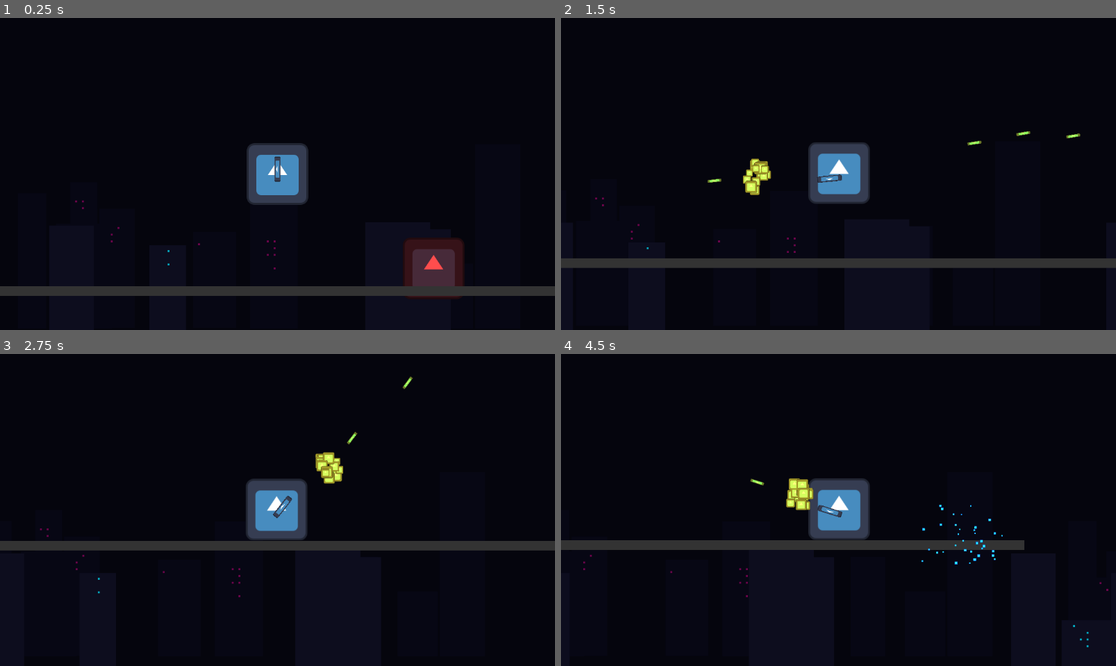
Above: before the commit, frames 1-4 (two rows, left to right).
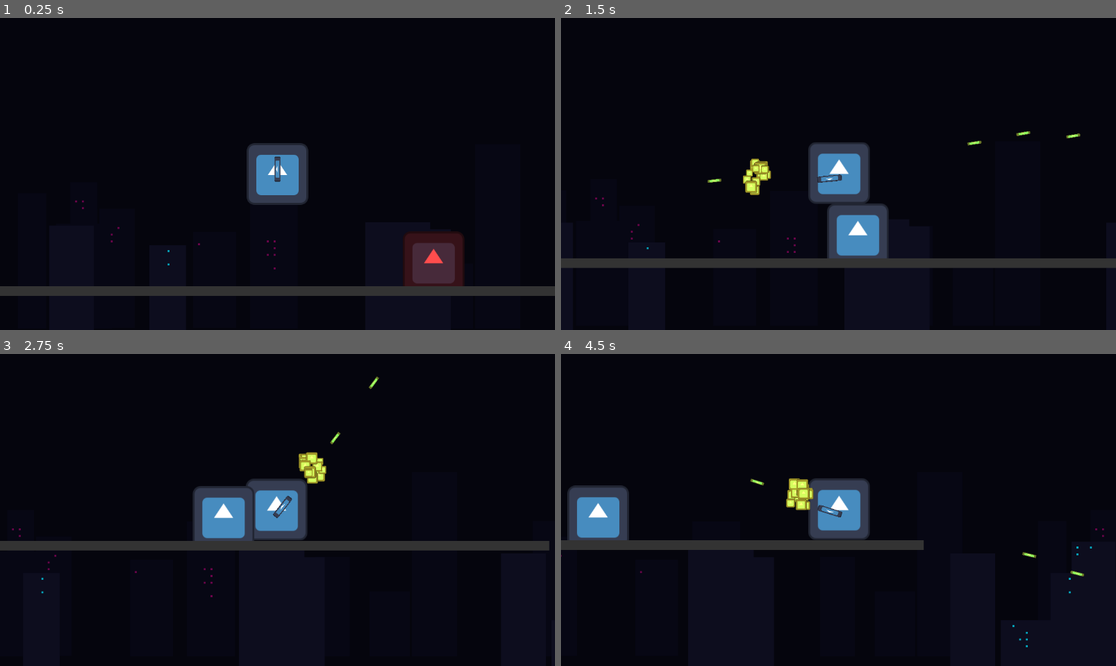
Above: after the commit, the same moments.

Repository: Viet-6/test-pcaF
Game: Godot game, scene res://scenes/levels/test_level.tscn
The game is run twice, just before and just after one commit, with the same random seed, the same clock (stepped at 60 frames per second) and the same inputs. The engine's default icon, where the game draws it, is replaced by a stand-in: a white triangle on a blue panel in a dark square.
Inputs (mouse positions are in pixels of both pictures, inside the frame that each line leads up to):
- Up to frame 1 (0.25 s): no input
- Up to frame 2 (1.5 s): move the mouse to (960, 158) at 0.52 s; press the mouse at (960, 158) at 0.53 s; hold D (move_right) from 0.53 s (still down); tap Space (jump) at 0.77 s; move the mouse to (727, 189) at 1.27 s; release the mouse at (727, 189) at 1.28 s; click (727, 189) at 1.35 s
- Up to frame 3 (2.75 s): tap Space (jump) at 1.52 s; move the mouse to (333, 441) at 2.02 s; release D (move_right) at 2.03 s; press the mouse at (333, 441) at 2.03 s; hold A (move_left) from 2.03 s (still down)
- Up to frame 4 (4.5 s): move the mouse to (810, 572) at 2.77 s; release A (move_left) at 2.78 s; release the mouse at (810, 572) at 2.78 s; hold D (move_right) 2.78-4.28 s; click (810, 572) at 2.85 s; tap Space (jump) at 3.02, 3.77 s; move the mouse to (1005, 556) at 3.52 s; press the mouse at (1005, 556) at 3.53 s; move the mouse to (672, 463) at 4.27 s; release the mouse at (672, 463) at 4.28 s; hold A (move_left) from 4.28 s (still down); click (672, 463) at 4.35 s

The runs differ from the first frame. In frame 1, 0.5% of the frame differs, in the area x 72-84%, y 68-90%; in frame 2, 1.9%; in frame 3, 2.6%; in frame 4, 2.8%, in the area x 0-99%, y 42-94%.

Commit message:
fix projectile #23

Diff:
--- a/scenes/enemies/enemy.tscn
+++ b/scenes/enemies/enemy.tscn
@@ -1,10 +1,10 @@
-[gd_scene load_steps=4 format=3]
+[gd_scene load_steps=4 format=3 uid="uid://enemy_scene_123"]
 
 [ext_resource type="Script" path="res://scripts/enemy.gd" id="1_enemy"]
 [ext_resource type="Texture2D" path="res://icon.svg" id="2_icon"]
 
-[sub_resource type="RectangleShape2D" id="1"]
-size = Vector2(100, 200)
+[sub_resource type="RectangleShape2D" id="RectangleShape2D_enemy"]
+size = Vector2(100, 100)
 
 [node name="Enemy" type="CharacterBody2D"]
 collision_layer = 4
@@ -12,8 +12,8 @@
 script = ExtResource("1_enemy")
 
 [node name="Sprite2D" type="Sprite2D" parent="."]
+modulate = Color(1, 0.301961, 0.301961, 1)
 texture = ExtResource("2_icon")
-modulate = Color(1, 0.3, 0.3, 1) # Red tint
 
 [node name="CollisionShape2D" type="CollisionShape2D" parent="."]
-shape = SubResource("1")
+shape = SubResource("RectangleShape2D_enemy")
